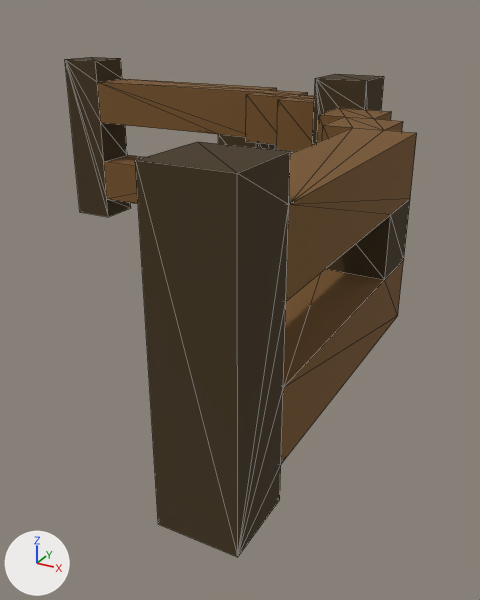
Before and after pictures for a commit that changed the OBJ model assets/buildings/walls/wall_corner.obj.
The view is the same before and after, from a 50 mm lens placed at (1.51, -1.92, 1.04), pointed at (0.42, 0.06, 0.05). Arrows for +X, +Y and +Z are at lower left; the lights stay in place. Mesh edges are drawn as thin lines. Where no turn or scale is listed for an object, it has been applied to the vertices. Vertices at the same position are counted once.

In view in the first picture: 'Untitled'.
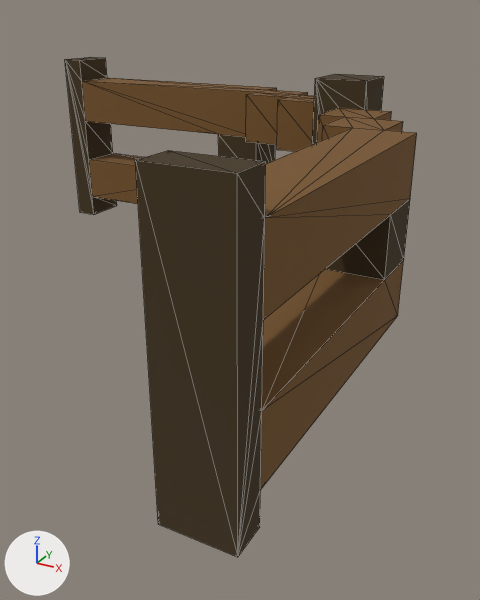
Commit message: walls updated

Where the change shows, as pixel boxes [x1, y1, x2, y2] in the pictures (480 x 600 px; the box of a moved part takes in the faces that stretch with it):
part 1 of me_untitled, moved or reshaped: [136, 128, 417, 556] in both
part 2 of me_untitled, moved or reshaped: before [65, 57, 273, 217]; after [65, 57, 273, 215]

The edits, one by one:
me_untitled has 136 vertices, 284 faces and spans x -1.0..1.0, y -1.0..1.0, z 0.0..0.8.
me_untitled is used by ob_untitled; location (0.0, 0.0, 0.0).
me_untitled part 1: all 12 vertices in x 0.8..1.0, y -0.8, z 0.0..0.8 are moved by (0.0, -0.1, 0.0).
me_untitled part 2: all 12 vertices in x -0.8, y 0.8..1.0, z 0.0..0.8 are moved by (-0.1, 0.0, 0.0).
